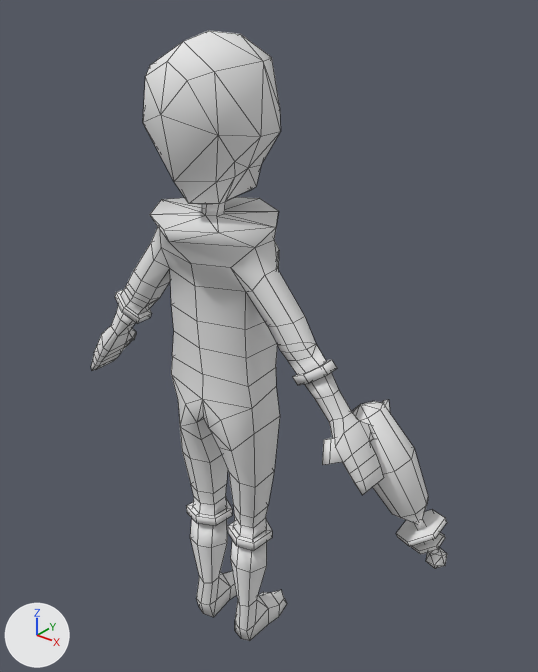
Renders of the Blender file Assets/Resources/Models/Aliens/Gray.blend from each side of a commit.
Rendered twice from a 50 mm lens placed at (16.55, -18.17, 25.72), pointed at (1.25, 0.96, 13.86). Arrows for +X, +Y and +Z are at lower left; the lights stay in place. Mesh edges are drawn as thin lines.

Objects in the first picture: 'Cube', 'Gray'.
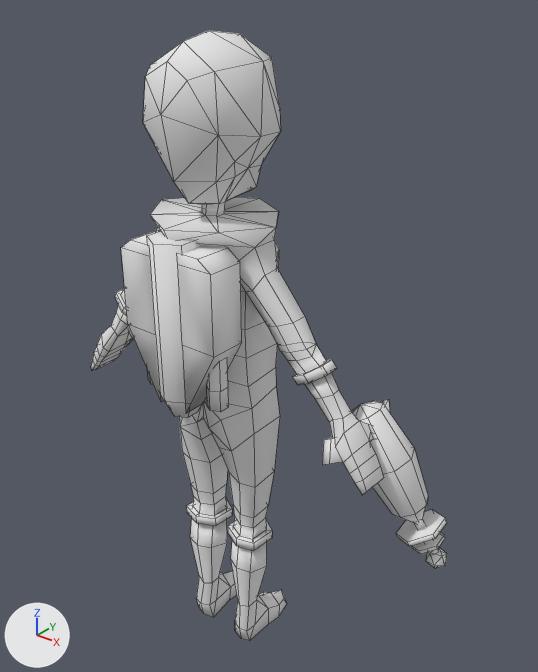
What changed in the scene script:
```text
Add mat_jetpack:
    mat_jetpack = diffuse_material('Jetpack')
    mat_jetpack.base_color = (0.8, 0.8, 0.8)  # white #e7e7e7
Add me_jetpack:
    me_jetpack.from_pydata(...)  # 78 vertices, 64 faces; spans x -2.0..2.03, y -3.2..-1.4, z 11.76..18.21
    me_jetpack.polygons.foreach_set('use_smooth', [True] * 64)
    me_jetpack.materials.append(mat_jetpack)  # its picture is missing
Add ob_jetpack:
    ob_jetpack = bpy.data.objects.new('Jetpack', me_jetpack)
    ob_jetpack.location = (0.0, 0.0, 0.0)
```

Changed parts and their boxes (x1, y1, x2, y2) in the pictures (538 x 672 px):
'Jetpack', added: after (121, 230, 242, 418)
